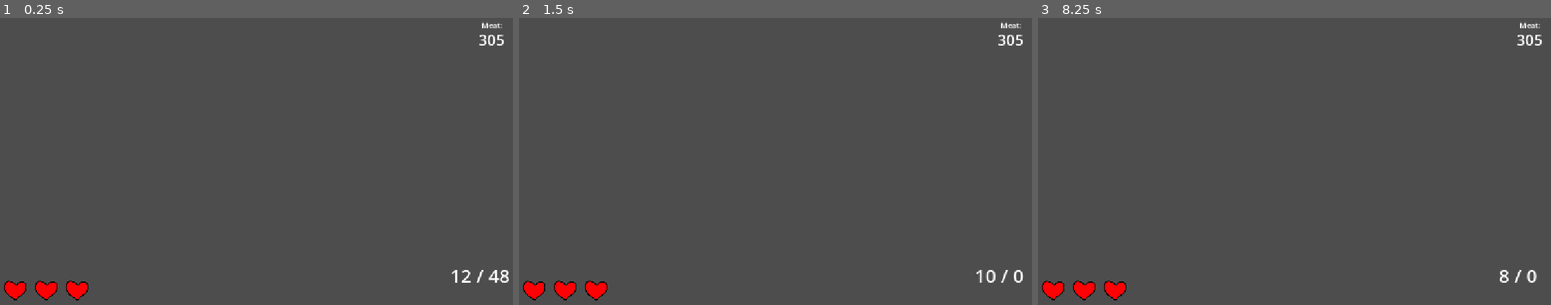
Above: before the commit, frames 1-3 (left to right).
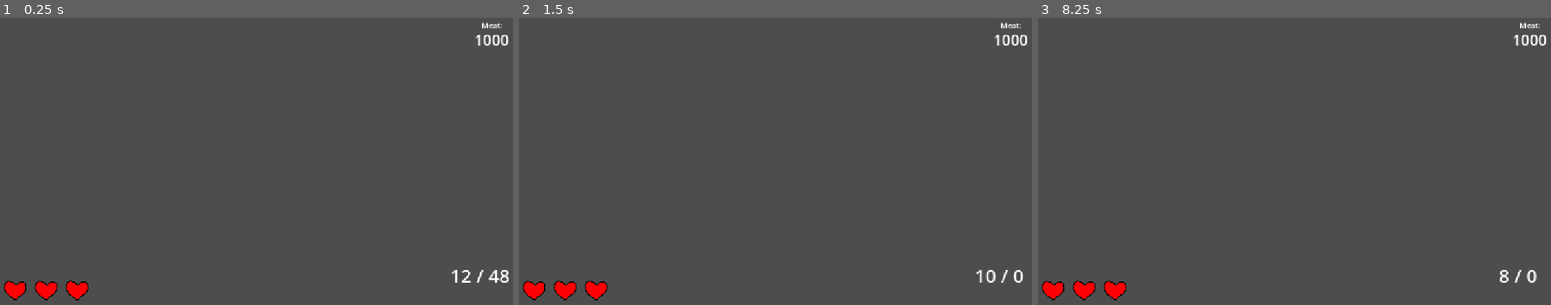
Above: after the commit, the same moments.

Repository: gmuGADIG/DEADSHOT
Game: Godot game, scene res://test_scenes/enemies/wilder_combat.tscn
Two runs of this game, one before a commit and one after it. Both use one fixed random seed, a clock stepped at 60 frames per second and the inputs below. This scene is started directly instead of the project's main scene. The engine's default icon, where the game draws it, is replaced by a stand-in: a white triangle on a blue panel in a dark square. Sound files missing from this copy of the repository are replaced by a short silence.
Inputs (mouse positions are in pixels of both pictures, inside the frame that each line leads up to):
- Up to frame 1 (0.25 s): no input
- Up to frame 2 (1.5 s): tap Enter at 0.5 s; move the mouse to (898, 144) at 0.52 s; press the mouse at (898, 144) at 0.53 s; hold D (move_right) 0.53-1.28 s; tap Space (roll) at 1.25 s; move the mouse to (672, 175) at 1.27 s; release the mouse at (672, 175) at 1.28 s; hold S (move_down) from 1.28 s (still down); tap E (interact) at 1.35 s
- Up to frame 3 (8.25 s): tap Enter at 2, 3.5 s; move the mouse to (1356, 92) at 2.02 s; release S (move_down) at 2.03 s; hold D (move_right) 2.03-2.78 s; hold Shift (quick_purchase) 2.03-2.78 s; tap Space (roll) at 2.75, 2.85, 4.25, 6.6 s; move the mouse to (1273, 221) at 2.77 s; hold W (move_up) 2.78-3.53 s; move the mouse to (1463, 204) at 3.52 s; hold Right mouse button (whip) 3.53-4.28 s; hold A (move_left) 3.53-5.03 s; tap R (reload) at 4.15 s; move the mouse to (1140, 115) at 4.27 s; click (1140, 115) at 4.35 s; move the mouse to (1330, 161) at 5.02 s; hold S (move_down) 5.03-5.78 s; hold E (interact) 5.03-5.78 s; move the mouse to (1217, 84) at 5.77 s; hold D (move_right) 5.78-6.53 s; tap Shift (quick_purchase) at 5.85 s; move the mouse to (1417, 144) at 6.52 s; hold W (move_up) 6.53-7.28 s; move the mouse to (1191, 175) at 7.27 s; hold D (move_right) 7.28-8.03 s; right-click (1191, 175) at 7.35 s; move the mouse to (1356, 92) at 8.02 s; press the mouse at (1356, 92) at 8.03 s; hold S (move_down) from 8.03 s (still down)

The runs differ from the first frame. In frame 1, 0.2% of the frame differs, in the area x 92-100%, y 5-10%; in frame 2, 0.2%; in frame 3, 0.2%.
Error before the commit: Cannot call method 'project_ray_origin' on a null value. (res://world/player/reticle/reticle.gd:10)
Error after the commit: Parse Error: Preload file "res://audio/streams/meat_pickup_sound.tscn" does not exist. (res://world/enemy/meat/meat.gd:12)

Commit message:
Meat display connected to global meat

Diff:
--- a/world/enemy/meat/meat.gd
+++ b/world/enemy/meat/meat.gd
@@ -7,4 +7,8 @@
 	print("Currecny Colletced")
 	Global.meat_currency += 1
 	print(Global.meat_currency)
+
+	# Play the meat pickup sound
+	var pickup_sound := preload("res://audio/streams/meat_pickup_sound.tscn").instantiate()
+	add_sibling(pickup_sound)
 	queue_free()
--- a/world/player/HUD/hud.tscn
+++ b/world/player/HUD/hud.tscn
@@ -6,6 +6,7 @@
 [ext_resource type="Texture2D" uid="uid://be888xpfyrter" path="res://world/player/HUD/heart_empty.png" id="5_4aq5e"]
 [ext_resource type="Script" uid="uid://bjgbfv6mpmikj" path="res://world/player/HUD/stamina_display.gd" id="6_02nes"]
 [ext_resource type="Script" uid="uid://mrxoab4wrnfe" path="res://world/player/HUD/ammo_display.gd" id="6_4abqf"]
+[ext_resource type="Script" uid="uid://deogcg2a2qpgd" path="res://world/player/HUD/meat_display.gd" id="6_4o0ul"]
 [ext_resource type="Script" uid="uid://cwbmvgbihw6wh" path="res://world/player/HUD/player_point.gd" id="7_5nwtl"]
 [ext_resource type="Script" uid="uid://ba7ms35ewwtwe" path="res://world/player/HUD/reload_display.gd" id="8_4aq5e"]
 
@@ -134,6 +135,7 @@
 offset_left = -174.0
 offset_bottom = 133.0
 grow_horizontal = 0
+script = ExtResource("6_4o0ul")
 
 [node name="TempLabel" type="Label" parent="Meat"]
 layout_mode = 0
@@ -144,6 +146,7 @@
 text = "Meat:"
 
 [node name="MeatLabel" type="Label" parent="Meat"]
+unique_name_in_owner = true
 layout_mode = 1
 anchors_preset = 15
 anchor_right = 1.0
--- /dev/null
+++ b/world/player/HUD/meat_display.gd
@@ -0,0 +1,11 @@
+extends Control
+
+func _ready() -> void:
+	Global.meat_changed.connect(_on_meat_changed)
+	display_meat()
+
+func _on_meat_changed() -> void:
+	display_meat()
+
+func display_meat() -> void:
+	%MeatLabel.text = str(Global.meat_currency)
Not shown: 1 places in world/player/HUD/hud.tscn that only renumber resources
Not shown, added: world/player/HUD/meat_display.gd.uid
